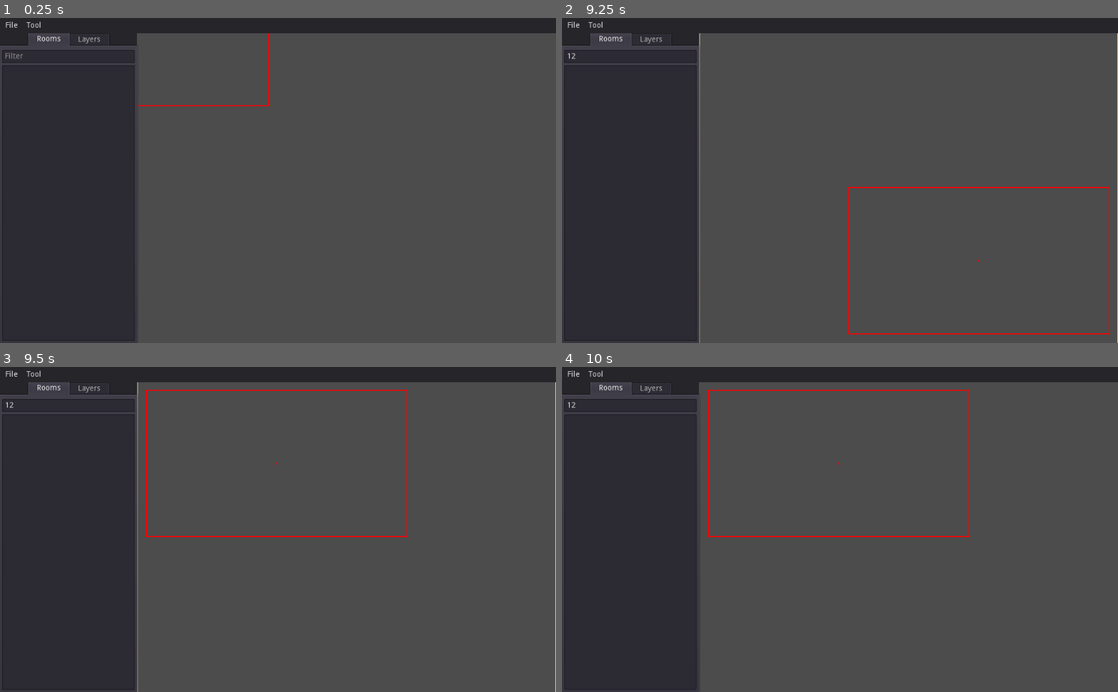
Above: before the commit, frames 1-4 (two rows, left to right).
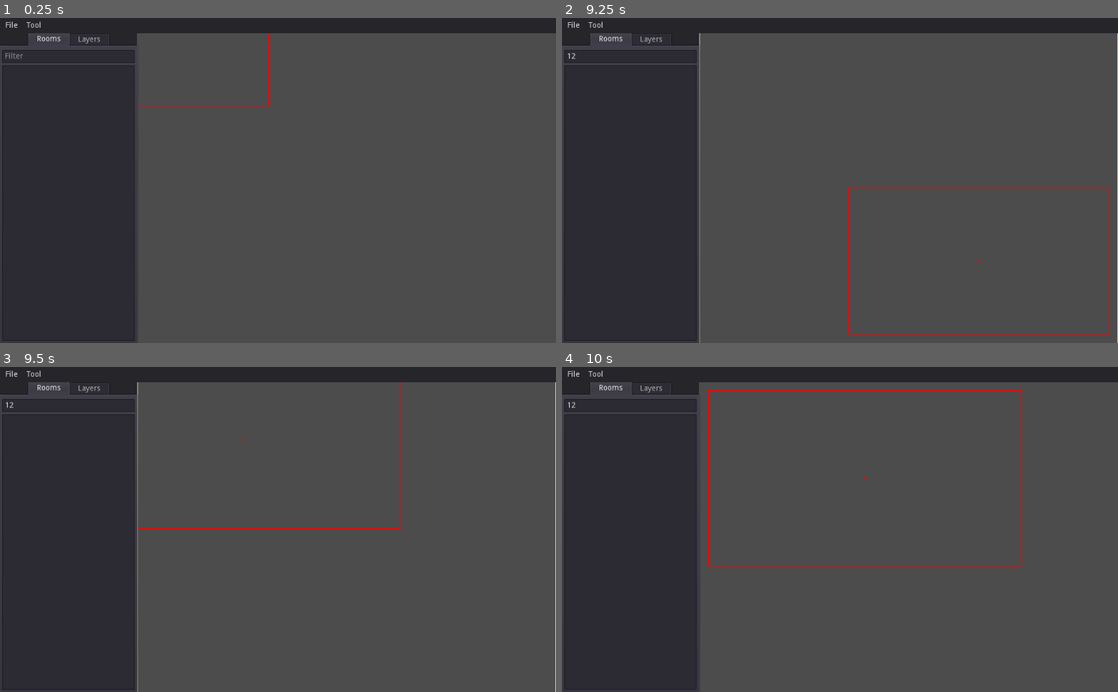
Above: after the commit, the same moments.

Repository: taedixon/vedge-godot-tool
Game: Godot game, scene res://ui/ui_main.tscn
Same seed, same stepped clock (60 frames per second), same inputs: the game is played once before the commit and once after it. The engine's default icon, where the game draws it, is replaced by a stand-in: a white triangle on a blue panel in a dark square.
Inputs (mouse positions are in pixels of both pictures, inside the frame that each line leads up to):
- Up to frame 1 (0.25 s): no input
- Up to frame 2 (9.25 s): click (628, 57) at 0.52 s; type "12" at 0.6 s; click "File" at 1.25 s; click "Tool" at 2 s; click "File" at 2.75 s; click "Tool" at 3.5 s; click "File" at 4.25 s; click "Tool" at 5 s; tap Enter at 5.75 s; move the mouse to (962, 164) at 5.77 s; hold S (scroll_down) 5.78-6.53 s; click (962, 164) at 5.92 s; tap Middle mouse button (map_zoom_reset) every 0.75 s from 6.5 to 8.75 s; move the mouse to (728, 196) at 6.52 s; tap A (scroll_left) at 6.6 s; click (728, 196) at 6.67 s; move the mouse to (895, 109) at 7.27 s; hold D (scroll_right) 7.28-8.03 s; click (895, 109) at 7.42 s; move the mouse to (812, 245) at 8.02 s; tap W (scroll_up) at 8.1 s; click (812, 245) at 8.17 s; move the mouse to (1006, 229) at 8.77 s; hold Shift from 8.78 s (still down); click (1006, 229) at 8.92 s
- Up to frame 3 (9.5 s): keep holding Shift; tap Mouse wheel up (map_zoom_in) at 9.4 s
- Up to frame 4 (10 s): move the mouse to (673, 480) at 9.52 s; release Shift at 9.53 s; tap Ctrl at 9.6 s; click (673, 480) at 9.67 s

Frames 1-2 are identical in both runs. In frame 3, 1.1% of the frame differs, in the area x 24-74%, y 4-53%; in frame 4, 0.8%.
Error in both runs: Invalid type in function 'open' in base '_File'. Cannot convert argument 1 from Nil to String. (res://util/GmsAssetCache.gd:100)

Commit message:
Zooming in parallax viewer

Diff:
--- a/scenes/gms_map.gd
+++ b/scenes/gms_map.gd
@@ -132,9 +132,9 @@
 		node.region_enabled = true
 		node.region_rect = Rect2(0, 0, spr_info.texture.get_width(), spr_info.texture.get_height())
 		if layer.htiled:
-			node.region_rect.size.x = 480
+			node.region_rect.size.x = bounds.size.x
 		if layer.vtiled:
-			node.region_rect.size.y = 270
+			node.region_rect.size.y = bounds.size.y
 		node.modulate = layer_blend
 	node.name = layer.name
 	node.visible = layer.visible
--- a/scenes/parallax_view_controller.gd
+++ b/scenes/parallax_view_controller.gd
@@ -4,6 +4,7 @@
 
 var cam_position = Vector2()
 const view_size = Vector2(480, 270)
+var view_scale = 1.0
 
 # Called when the node enters the scene tree for the first time.
 func _ready():
@@ -14,7 +15,7 @@
 	if !has_focus():
 		return
 	var translate_spd = 500
-	#var scale_strength = 0.2
+	var scale_strength = 0.2
 	if Input.is_key_pressed(KEY_SHIFT):
 		translate_spd *= 2
 	translate_spd *= max(1, map.scale.x)
@@ -28,18 +29,34 @@
 	cam_position.y = clamp(cam_position.y, view_size.y/2, map.bounds.size.y - view_size.y/2)
 
 	if cam_position != last_cam_position:
-		var cam_bounds = Rect2(cam_position - view_size/2, view_size)
-		var bound_begin = cam_bounds.position
-		var bound_end = cam_bounds.position + cam_bounds.size
+		var bound_begin = (cam_position - view_size/2) * view_scale
+		var bound_end = (cam_position + view_size/2) * view_scale
 		var margin = 16
 		map.position.x = clamp(map.position.x, -bound_begin.x + margin, -bound_end.x + rect_size.x - margin)
 		map.position.y = clamp(map.position.y, -bound_begin.y + margin, -bound_end.y + rect_size.y - margin)
-		map.camera_offset = bound_begin
+		map.camera_offset = cam_position - view_size/2
 		update()
 
+	var prev_scale = map.scale.x
+	var new_scale = prev_scale
+	if Input.is_action_just_released("map_zoom_in"):
+		new_scale += scale_strength
+	if Input.is_action_just_released("map_zoom_out"):
+		if map.scale.x > 0.3:
+			new_scale -= scale_strength
+	if Input.is_action_just_pressed("map_zoom_reset"):
+		new_scale = 1
+	if new_scale != prev_scale:
+		var scale_delta = new_scale - prev_scale
+		map.position -= map.get_local_mouse_position() * scale_delta
+		map.scale = Vector2(new_scale,new_scale)
+		view_scale = new_scale
+		update()
+
+
 func _draw():
-	var offset_cam_position = cam_position + map.position
-	var cam_rect = Rect2(offset_cam_position - view_size/2, view_size)
+	var offset_cam_position = cam_position* view_scale + map.position
+	var cam_rect = Rect2(offset_cam_position - view_size/2*view_scale, view_size * view_scale)
 	draw_rect(cam_rect, Color.red, false, 2.0)
 	var off1 = Vector2(-2, 0)
 	var off2 = Vector2(0, -2)
